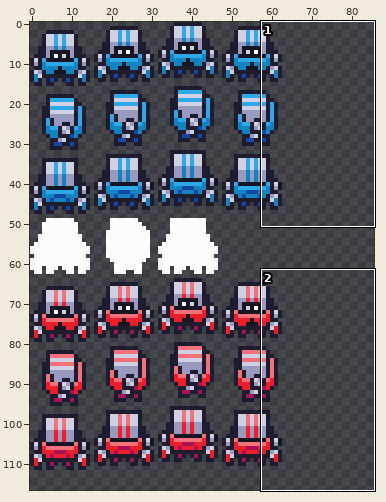
Two versions of one pixel-art file, assets/players.aseprite. Above, an overview of the earlier version with the close-up marked.
Close-up. Earlier state:
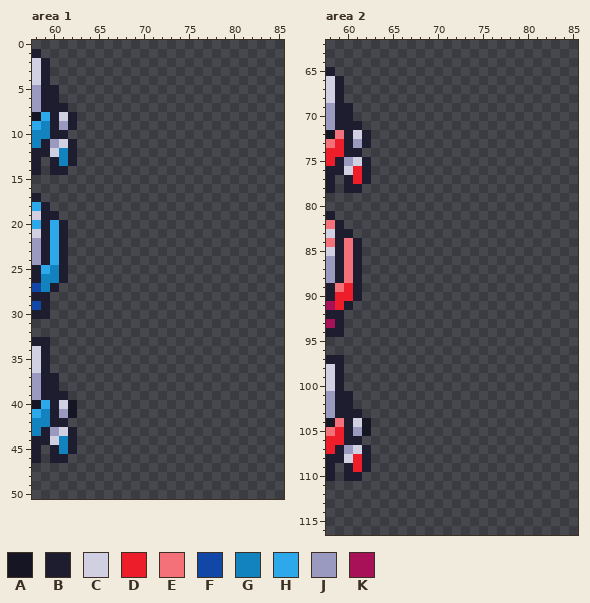
192x192 pixels, 1 frame. Shown: area 1: x 58..85, y 0..50; area 2: x 58..85, y 62..116. The wide view leaves out empty margins.
Palette (. is transparent): A #151523  B #1d1d2f  C #d0d0e2  D #ed1d2a  E #f4717a  F #1148a7  G #1283bf  H #2da9eb  J #9a9ac1  K #a81057
Pixels before, area 1, first column x 58:
 1 B....
 2 CB...
 3 CB...
 4 CB...
 5 JBB..
 6 JBB..
 7 JBBB.
 8 AHBCB
 9 HGBJB
10 GGBB.
11 GBJCB
12 BBCGB
13 B.BGB
14 B.BB.
15 .....
16 .....
17 B....
18 HB...
19 CBB..
20 HBHB.
21 CBHB.
22 JBHB.
23 JBHB.
24 JBHB.
25 BHGB.
26 BGGB.
27 FGB..
28 BB...
29 FB...
30 BB...
31 .....
32 .....
33 BB...
34 CB...
35 CB...
36 CB...
37 JBB..
38 JBB..
39 JBBB.
40 AHBCA
41 HGBJA
42 GGBB.
43 GBJCB
44 BBCGB
45 B.BGB
46 B.BB.
Pixels before, area 2, first column x 58:
 65 B....
 66 CB...
 67 CB...
 68 CB...
 69 JBB..
 70 JBB..
 71 JBBB.
 72 AEBCB
 73 EDBJB
 74 DDBB.
 75 DBJCB
 76 BBCDB
 77 B.BDB
 78 B.BB.
 79 .....
 80 .....
 81 B....
 82 EB...
 83 CBB..
 84 EBEB.
 85 CBEB.
 86 JBEB.
 87 JBEB.
 88 JBEB.
 89 BEDB.
 90 BDDB.
 91 KDB..
 92 BB...
 93 KB...
 94 BB...
 95 .....
 96 .....
 97 BB...
 98 CB...
 99 CB...
100 CB...
101 JBB..
102 JBB..
103 JBBB.
104 AEBCA
105 EDBJA
106 DDBB.
107 DBJCB
108 BBCDB
109 B.BDB
110 B.BB.
Once edited:
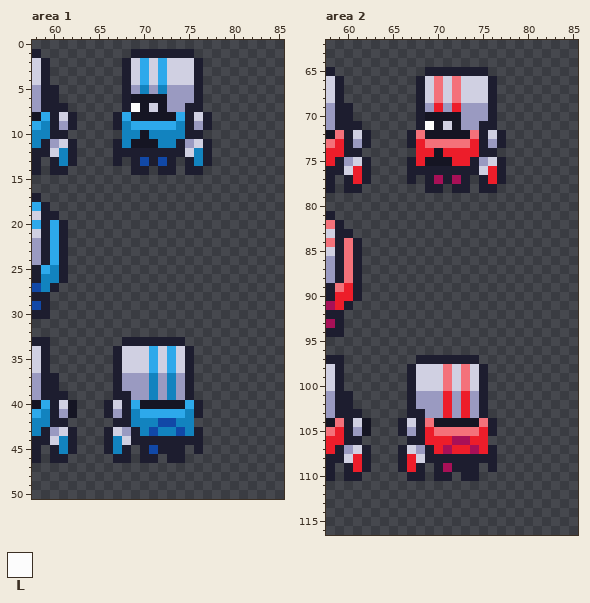
Colours new in this view: L #fcfcfc
The edit:
Area 1:
y 1: x 69..75 ....... -> BBBBBBB
y 2..4: x 68..76 ......... -> BCHCHCCCB
y 5: x 68..76 ......... -> BJGJGJJJB
y 6: x 68..76 ......... -> BAAAAJJJB
y 7: x 68..76 ......... -> BLACAJJBB
y 8: x 67..77 ........... -> BHAAAAAHBCB
y 9: x 67..77 ........... -> BGHHHHHGBJB
y 10: x 68..76 ......... -> GGAGGGGBB
y 11: x 67..77 ........... -> BGAAAGGBJCB
y 12: x 67..77 ........... -> BBBBBBBBCGB
y 13: x 67 . -> B; x 69..73 ..... -> BFBFB; x 75..77 ... -> BGB
y 14: x 69..70 .. -> BB; x 72..73 .. -> BB; x 75..76 .. -> BB
y 33: x 68..74 ....... -> BBBBBBB
y 34..36: x 67..75 ......... -> BCCCHCHCB
y 37..38: x 67..75 ......... -> BJJJGJGJB
y 39: x 67..75 ......... -> BBJJGJGJB
y 40: x 66..76 ........... -> BCBHAAAAAHB
y 41: x 66..76 ........... -> BJBGHHHHHGB
y 42: x 67..75 ......... -> BBGGGFFGG
y 43: x 66..76 ........... -> BCJBGFGGFGB
y 44: x 66..76 ........... -> BGCBBBBBBBB
y 45: x 66..68 ... -> BGB; x 70..74 ..... -> BFBBB; x 76 . -> B
y 46: x 67..68 .. -> BB; x 70..71 .. -> BB; x 73..74 .. -> BB
Area 2:
y 65: x 69..75 ....... -> BBBBBBB
y 66..68: x 68..76 ......... -> BCECECCCB
y 69: x 68..76 ......... -> BJDJDJJJB
y 70: x 68..76 ......... -> BAAAAJJJB
y 71: x 68..76 ......... -> BLACAJJBB
y 72: x 67..77 ........... -> BEAAAAAEBCB
y 73: x 67..77 ........... -> BDEEEEEDBJB
y 74: x 68..76 ......... -> DDADDDDBB
y 75: x 67..77 ........... -> BDAAADDBJCB
y 76: x 67..77 ........... -> BBBBBBBBCDB
y 77: x 67 . -> B; x 69..73 ..... -> BKBKB; x 75..77 ... -> BDB
y 78: x 69..70 .. -> BB; x 72..73 .. -> BB; x 75..76 .. -> BB
y 97: x 68..74 ....... -> BBBBBBB
y 98..100: x 67..75 ......... -> BCCCECECB
y 101..102: x 67..75 ......... -> BJJJDJDJB
y 103: x 67..75 ......... -> BBJJDJDJB
y 104: x 66..76 ........... -> BCBEAAAAAEB
y 105: x 66..76 ........... -> BJBDEEEEEDB
y 106: x 67..75 ......... -> BBDDDKKDD
y 107: x 66..76 ........... -> BCJBDKDDKDB
y 108: x 66..76 ........... -> BDCBBBBBBBB
y 109: x 66..68 ... -> BDB; x 70..74 ..... -> BKBBB; x 76 . -> B
y 110: x 67..68 .. -> BB; x 70..71 .. -> BB; x 73..74 .. -> BB
Boxes around the changes in both close-ups, in picture pixels (x1, y1, x2, y2):
added: (113, 49, 212, 175)
added: (104, 337, 203, 463)
added: (407, 67, 506, 193)
added: (398, 355, 497, 481)
